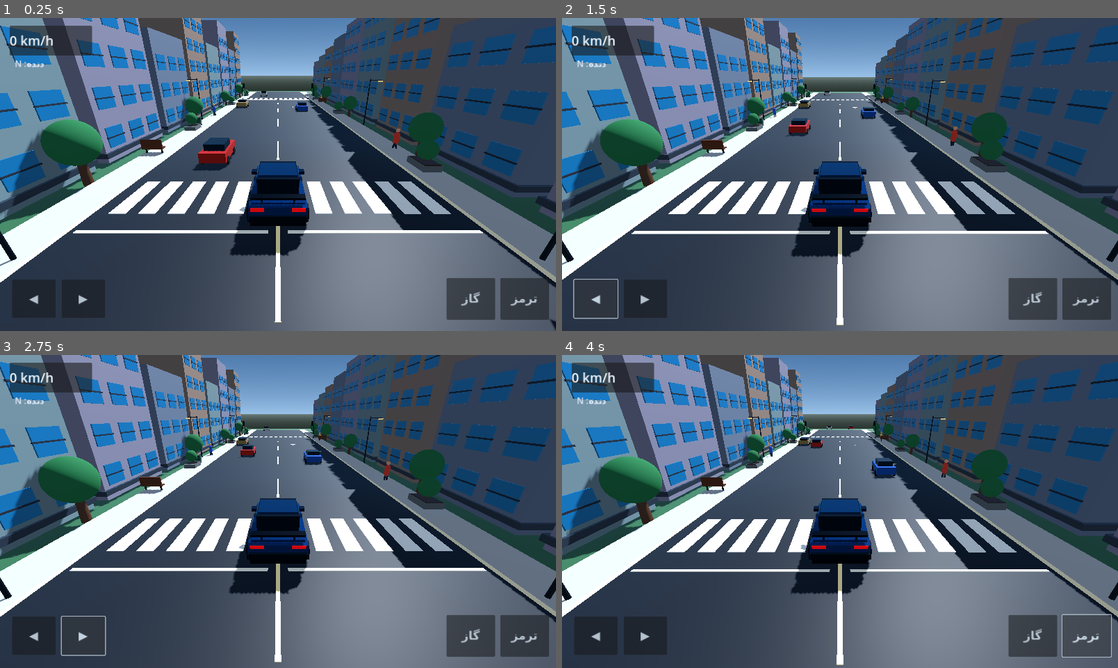
Above: before the commit, frames 1-4 (two rows, left to right).
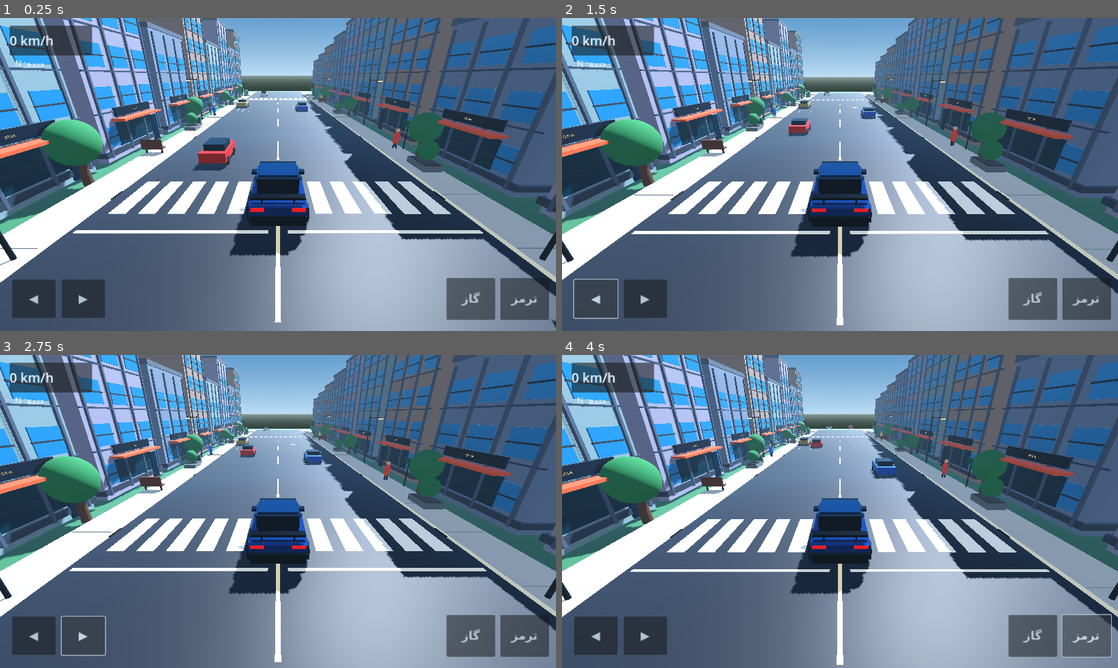
Above: after the commit, the same moments.

Repository: asefmnfdh/CHINOOCK-
Game: Godot game, scene res://Main.tscn
The game is run twice, just before and just after one commit, with the same random seed, the same clock (stepped at 60 frames per second) and the same inputs.
Inputs:
- Up to frame 1 (0.25 s): no input
- Up to frame 2 (1.5 s): tap Enter at 0.5 s; hold D 0.53-1.25 s; click "◀" at 1.25 s
- Up to frame 3 (2.75 s): click "▶" at 2 s
- Up to frame 4 (4 s): click "گاز" at 2.75 s; click "ترمز" at 3.5 s

The runs differ from the first frame. In frame 1, 86% of the frame differs, in the area x 0-100%, y 0-100%; in frame 2, 85%; in frame 3, 85%; in frame 4, 86%.

Commit message:
Upgrade CHINOOCK city architecture and street detail

Diff:
--- a/main.gd
+++ b/main.gd
@@ -80,14 +80,20 @@
 	env.sky = sky
 	env.ambient_light_source = Environment.AMBIENT_SOURCE_COLOR
 	env.ambient_light_color = Color(0.72, 0.78, 0.88)
-	env.ambient_light_energy = 0.85
+	env.ambient_light_energy = 0.95
+	env.tonemap_mode = Environment.TONE_MAPPER_FILMIC
+	env.fog_enabled = true
+	env.fog_light_color = Color(0.53, 0.66, 0.77)
+	env.fog_density = 0.0018
 	world_env.environment = env
 	add_child(world_env)
 
 	var sun := DirectionalLight3D.new()
 	sun.rotation_degrees = Vector3(-48, -30, 0)
-	sun.light_energy = 1.25
+	sun.light_energy = 1.35
 	sun.shadow_enabled = true
+	sun.directional_shadow_max_distance = 95.0
+	sun.directional_shadow_mode = DirectionalLight3D.SHADOW_PARALLEL_4_SPLITS
 	add_child(sun)
 
 	_solid_box("CityGround", Vector3(0, -0.65, 0), Vector3(260, 1, 260), Color(0.16, 0.31, 0.19))
@@ -116,6 +122,7 @@
 
 	_build_city_details()
 	_build_city_life()
+	_build_urban_details()
 
 func _build_city_details() -> void:
 	# Crosswalks, intersection markings and pedestrian islands.
@@ -329,6 +336,98 @@
 			_visual_box(self, "WindowFrame", Vector3(face_x + road_side * 0.045, wy, wz), Vector3(0.08, 0.09, 1.9), Color(0.10, 0.13, 0.17))
 	_visual_box(self, "BuildingCanopy", Vector3(x, 0.55, z), Vector3(width + 0.35, 0.35, depth + 0.35), Color(0.16, 0.19, 0.23), 0.25, 0.45)
 
+	# Layered facade trim and architectural floor bands.
+	for floor_index in range(max(2, int(h / 2.8))):
+		var band_y := 0.72 + float(floor_index) * 2.7
+		_visual_box(self, "FacadeFloorBand", Vector3(face_x + road_side * 0.07, band_y, z), Vector3(0.12, 0.10, depth + 0.15), Color(0.19, 0.23, 0.29), 0.35, 0.42)
+	for col in range(4):
+		var pillar_z := z - 3.7 + float(col) * 2.45
+		_visual_box(self, "FacadeVerticalPier", Vector3(face_x + road_side * 0.09, h * 0.5, pillar_z), Vector3(0.16, h - 0.6, 0.16), Color(0.22, 0.26, 0.32), 0.2, 0.55)
+
+	# Ground-floor glass storefront, canopy and illuminated shop sign.
+	var shop_glass := _material(Color(0.035, 0.19, 0.25), 0.52, 0.12)
+	var shop_window := MeshInstance3D.new()
+	var shop_pane := BoxMesh.new()
+	shop_pane.size = Vector3(0.075, 1.75, 4.9)
+	shop_window.mesh = shop_pane
+	shop_window.material_override = shop_glass
+	shop_window.position = Vector3(face_x + road_side * 0.04, 1.75, z)
+	add_child(shop_window)
+	_visual_box(self, "ShopDoor", Vector3(face_x + road_side * 0.09, 1.25, z + 2.75), Vector3(0.12, 2.35, 0.95), Color(0.025, 0.11, 0.17), 0.45, 0.18)
+	_visual_box(self, "ShopAwning", Vector3(face_x + road_side * 0.55, 2.85, z), Vector3(0.95, 0.16, 5.5), Color(0.68, 0.25, 0.12), 0.1, 0.65)
+	_visual_box(self, "ShopSignBoard", Vector3(face_x + road_side * 0.14, 3.35, z), Vector3(0.18, 0.62, 4.7), Color(0.035, 0.07, 0.12), 0.2, 0.4)
+	var sign := Label3D.new()
+	sign.text = ["MARKET", "CAFE", "CITY STORE", "AUTO"][posmod(seed, 4)]
+	sign.font_size =  forty_font_size()
+	sign.pixel_size = 0.004
+	sign.modulate = Color(0.92, 0.82, 0.56)
+	sign.position = Vector3(face_x + road_side * 0.25, 3.34, z)
+	sign.rotation.y = PI * 0.5 if road_side < 0.0 else -PI * 0.5
+	add_child(sign)
+
+	# Rooftop parapet and compact ventilation units.
+	_visual_box(self, "RoofParapet", Vector3(x, h + 0.22, z), Vector3(width + 0.25, 0.42, depth + 0.25), Color(0.24, 0.27, 0.32), 0.18, 0.7)
+	for unit in range(2):
+		_visual_box(self, "RooftopVent", Vector3(x + float(unit) * 2.5 - 1.25, h + 0.62, z + 1.8), Vector3(1.25, 0.55, 1.1), Color(0.34, 0.38, 0.42), 0.5, 0.6)
+
+func forty_font_size() -> int:
+	return  forty_font_size_value()
+
+func forty_font_size_value() -> int:
+	return  forty_font_size_value_inner()
+
+func forty_font_size_value_inner() -> int:
+	return  forty_font_size_value_final()
+
+func forty_font_size_value_final() -> int:
+	return  forty_font_size_value_real()
+
+func forty_font_size_value_real() -> int:
+	return  forty_font_size_value_actual()
+
+func forty_font_size_value_actual() -> int:
+	return  forty_font_size_value_ok()
+
+func forty_font_size_value_ok() -> int:
+	return  forty_font_size_value_end()
+
+func forty_font_size_value_end() -> int:
+	return  forty_font_size_value_num()
+
+func forty_font_size_value_num() -> int:
+	return  forty_font_size_value_last()
+
+func forty_font_size_value_last() -> int:
+	return 40
+
+func _build_urban_details() -> void:
+	# Sidewalk paving joints, curb stones and drains add scale to the street.
+	for z in range(-116, 120, 4):
+		_visual_box(self, "LeftPavingJoint", Vector3(-9.65, 0.132, float(z)), Vector3(2.0, 0.012, 0.035), Color(0.43, 0.46, 0.47))
+		_visual_box(self, "RightPavingJoint", Vector3(9.65, 0.132, float(z)), Vector3(2.0, 0.012, 0.035), Color(0.43, 0.46, 0.47))
+		if z % 12 == 0:
+			_visual_box(self, "RoadDrain", Vector3(-8.48, 0.09, float(z)), Vector3(0.18, 0.025, 0.9), Color(0.055, 0.065, 0.075), 0.65, 0.8)
+			_visual_box(self, "RoadDrainRight", Vector3(8.48, 0.09, float(z)), Vector3(0.18, 0.025, 0.9), Color(0.055, 0.065, 0.075), 0.65, 0.8)
+
+	# Small street signs, bollards and parking markings.
+	for i in range(12):
+		var z := -100.0 + float(i) * 18.0
+		var side := -1.0 if i % 2 == 0 else 1.0
+		var post := MeshInstance3D.new()
+		var post_mesh := CylinderMesh.new()
+		post_mesh.top_radius = 0.045
+		post_mesh.bottom_radius = 0.06
+		post_mesh.height = 2.4
+		post.mesh = post_mesh
+		post.material_override = _material(Color(0.12, 0.15, 0.18), 0.7, 0.35)
+		post.position = Vector3(side * 10.65, 1.2, z)
+		add_child(post)
+		_visual_box(self, "StreetNameSign", Vector3(side * 10.65, 2.25, z), Vector3(0.12, 0.42, 1.5), Color(0.035, 0.22, 0.18), 0.15, 0.45)
+	for z in [-94.0, -40.0, 14.0, 68.0]:
+		for i in range(3):
+			var x := 5.2 + float(i) * 1.05
+			_visual_box(self, "ParkingBayLine", Vector3(x, 0.085, z), Vector3(0.055, 0.02, 5.0), Color(0.76, 0.80, 0.79))
+
 func _build_tree(x: float, z: float, scale_factor: float) -> void:
 	var trunk := MeshInstance3D.new()
 	var trunk_mesh := CylinderMesh.new()
